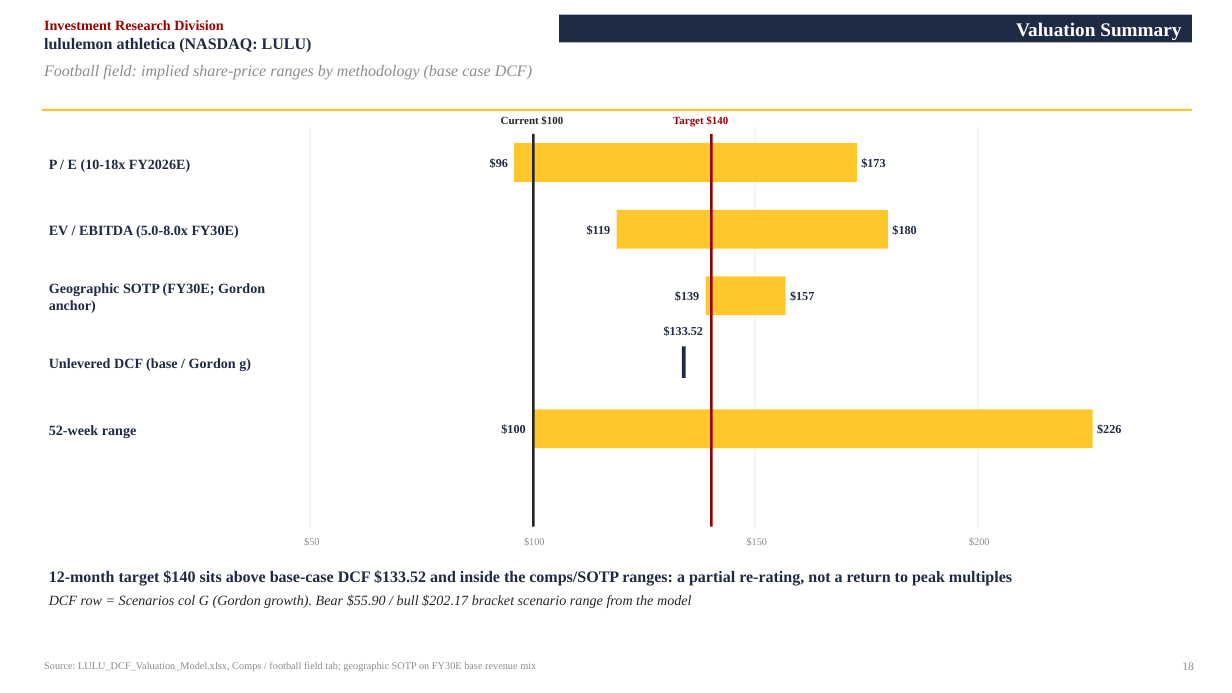
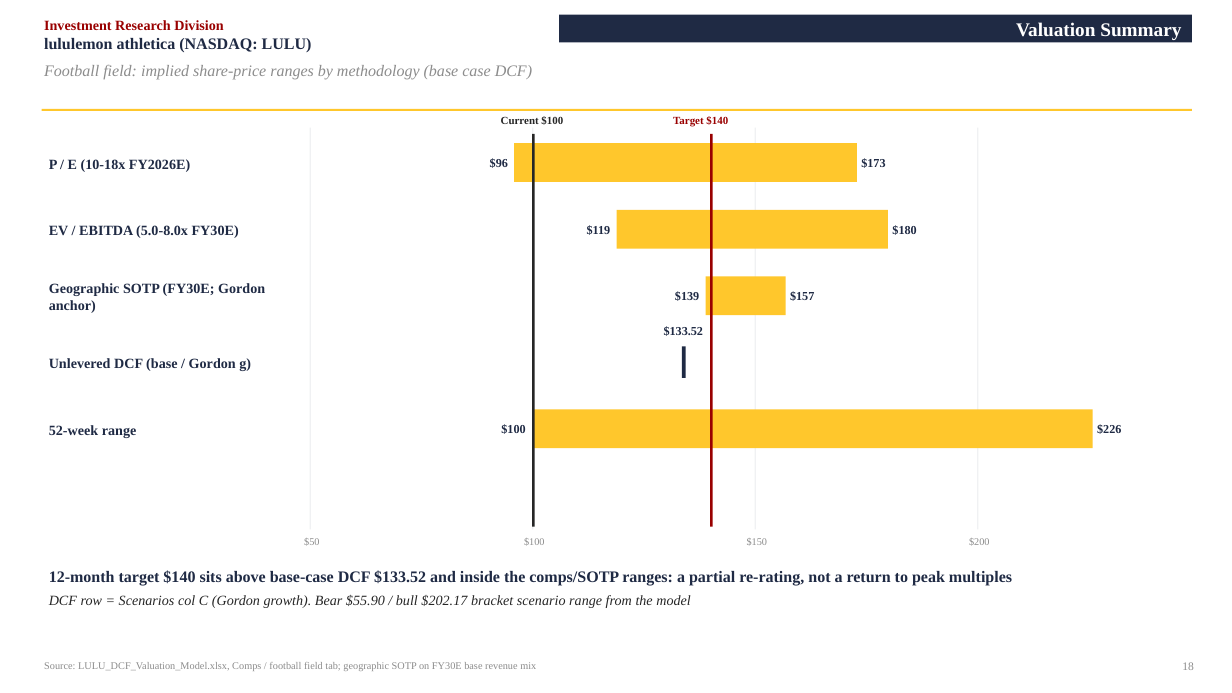
Before and after one commit to vengeanceaiUSC/RM, a slide deck: slide 18 of LULU/LULU_Investment_Pitch_Deck.pptx. Drawn at 1232x693 pixels with LibreOffice and Linux fonts; fonts in the diff are those of the drawing. Boxes give left, top, right and bottom in pixels: in the first picture for what was removed or moved away, otherwise in the second. Text is boxed around its words. In the diff, an @@ line names an element or a change of style, - is before the commit and + after.

```diff
--- a/LULU/LULU_Investment_Pitch_Deck.pptx
+++ b/LULU/LULU_Investment_Pitch_Deck.pptx
@@ text at (49,595,691,608): text changed @@
-DCF row = Scenarios col G (Gordon growth). Bear $55.90 / bull $202.17 bracket scenario range from the model
+DCF row = Scenarios col C (Gordon growth). Bear $55.90 / bull $202.17 bracket scenario range from the model
```
Also in this commit, not shown: 11 other slides changed, 2 other files.
